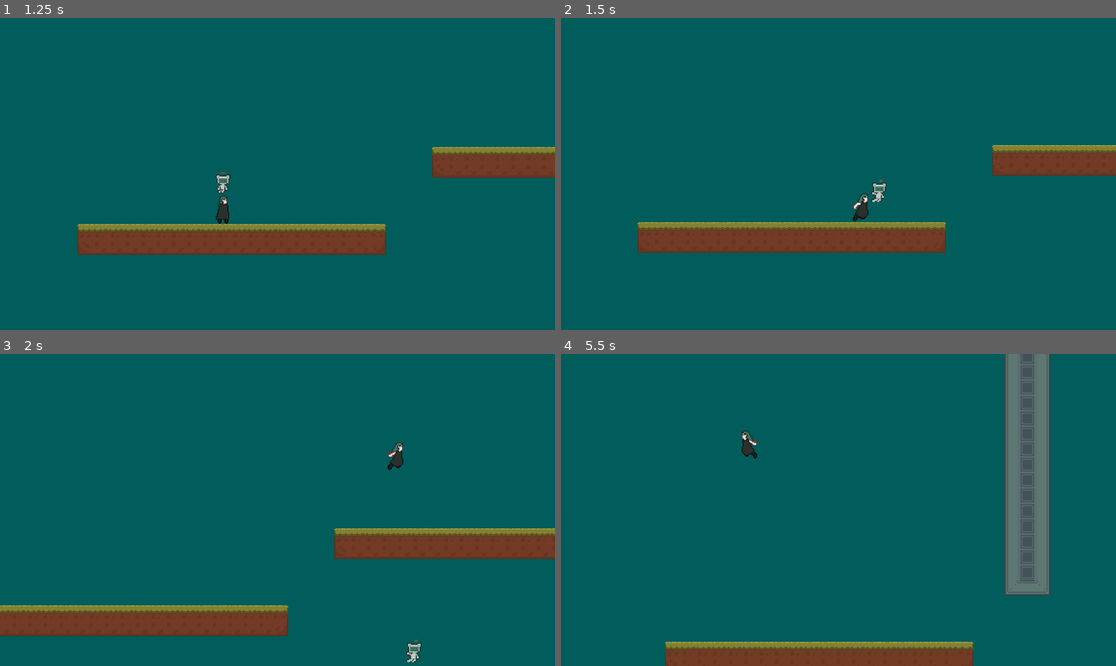
Above: before the commit, frames 1-4 (two rows, left to right).
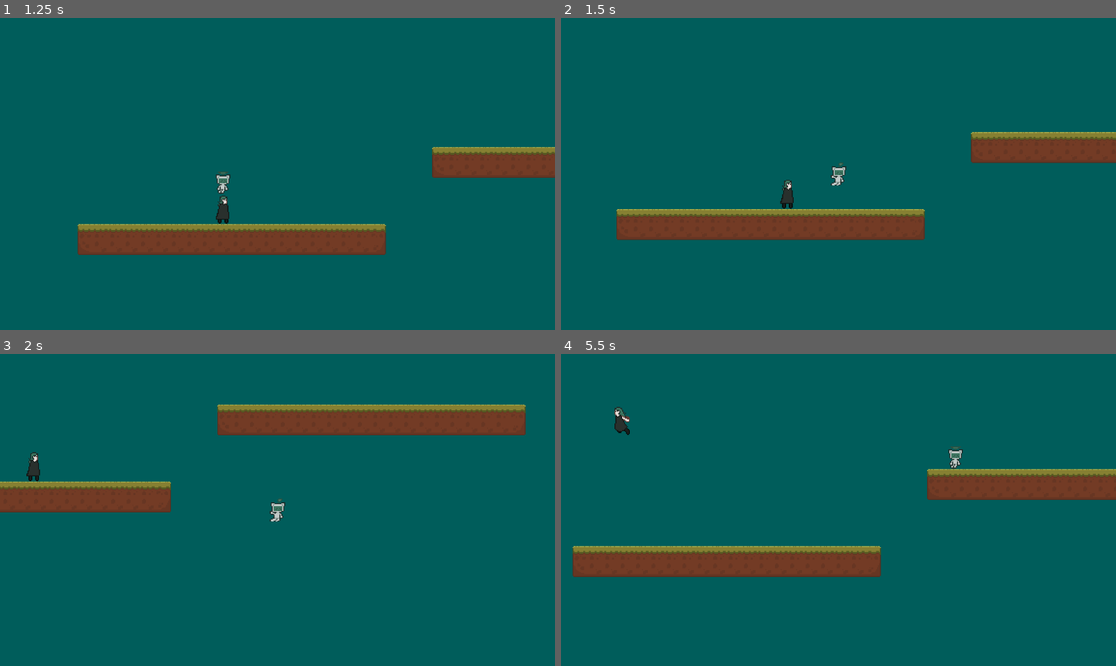
Above: after the commit, the same moments.

Repository: RedHeadEagles/Cafe-Bog-Game-Jam
Game: Godot game, scene res://scenes/main_menu.tscn
Two runs of this game, one before a commit and one after it. Both use one fixed random seed, a clock stepped at 60 frames per second and the inputs below.
Inputs:
- Up to frame 1 (1.25 s): click "New Game" at 0.5 s
- Up to frame 2 (1.5 s): hold Right (right) from 1.28 s (still down); tap Q (switch) at 1.35 s
- Up to frame 3 (2 s): keep holding Right (right); tap Space (jump) at 1.52 s
- Up to frame 4 (5.5 s): tap Q (switch) every 0.75 s from 2.1 to 5.1 s; tap Space (jump) at 2.27, 3.77, 4.52, 5.27 s; release Right (right) at 2.78 s; hold Left (left) 2.78-3.53 s; hold Right (right) 3.53-5.03 s; hold Left (left) from 5.03 s (still down)

Frame 1 is identical in both runs. In frame 2, 9.8% of the frame differs, in the area x 10-100%, y 36-76%; in frame 3, 18%; in frame 4, 19%, in the area x 2-100%, y 0-100%.

Commit message:
player and camera switching is working properly

Diff:
--- a/scenes/bot.tscn
+++ b/scenes/bot.tscn
@@ -78,3 +78,9 @@
 sprite_frames = SubResource("SpriteFrames_vjusx")
 animation = &"idle"
 frame_progress = 0.0310577
+
+[node name="Camera2D" type="Camera2D" parent="."]
+enabled = false
+zoom = Vector2(2, 2)
+
+[connection signal="switch" from="." to="." method="_on_switch"]
--- a/scenes/human.tscn
+++ b/scenes/human.tscn
@@ -110,3 +110,5 @@
 drag_horizontal_enabled = true
 drag_vertical_enabled = true
 drag_horizontal_offset = 0.6
+
+[connection signal="switch" from="." to="." method="_on_switch"]
--- a/scenes/world.tscn
+++ b/scenes/world.tscn
@@ -158,3 +158,6 @@
 
 [node name="Bot" parent="." instance=ExtResource("3_4wyf3")]
 position = Vector2(103, -88)
+fly = true
+interface = true
+move_enabled = false
--- a/scripts/bot.gd
+++ b/scripts/bot.gd
@@ -1,4 +1,7 @@
 extends CharacterMove
+
+@export var fly = false
+@export var interface = false
 
 func _idle_ani():
 	$Android.play("idle")
@@ -10,3 +13,7 @@
 func _vertical_move_ani(flip):
 	$Android.play("fly")
 	$Android.flip_h = flip
+
+
+func _on_switch() -> void:
+	$Camera2D.enabled = move_enabled
--- a/scripts/druid.gd
+++ b/scripts/druid.gd
@@ -48,3 +48,7 @@
 
 	# facing left or right
 	$Druid.flip_h = flip
+
+
+func _on_switch() -> void:
+	$Camera2D.enabled = move_enabled
--- a/scripts/move.gd
+++ b/scripts/move.gd
@@ -1,5 +1,10 @@
 class_name CharacterMove
 extends CharacterBody2D
+
+signal switch
+
+# whether or not character can move
+@export var move_enabled = true
 
 # how fast the player is
 @export var move_speed := 400
@@ -46,10 +51,15 @@
 		velocity.y = -jump_speed
 
 
-# gets horizontal and vertical inputs for velocity
+# gets horizontal and vertical inputs for velocity if movement is enabled
 func _user_input() -> void:
-	_horizontal_input()
-	_vertical_input()
+	if Input.is_action_just_pressed("switch"):
+		move_enabled = false if move_enabled else true # alternates between true and false
+		switch.emit()
+
+	if move_enabled:
+		_horizontal_input()
+		_vertical_input()
 
 
 # what it looks like with no character movement
